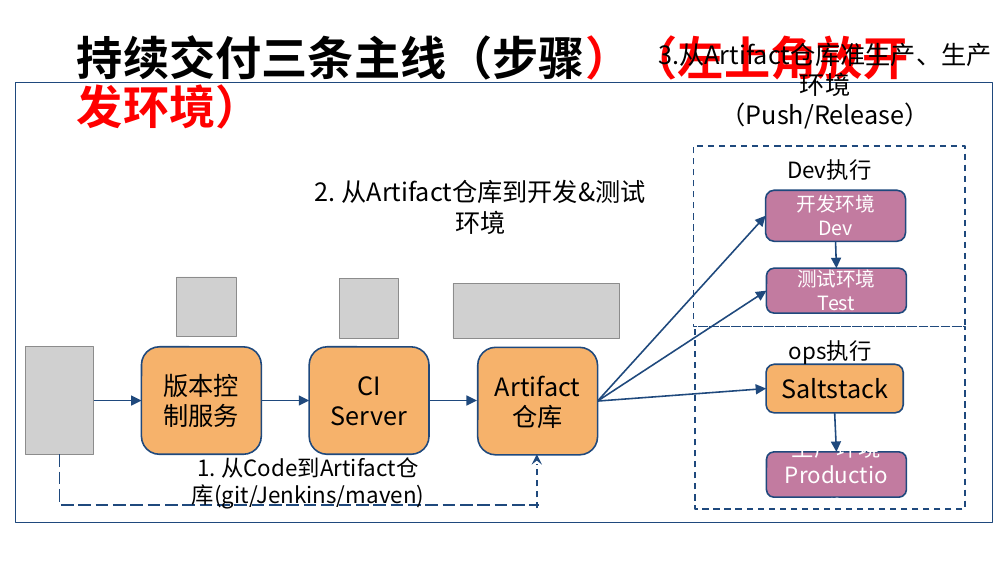
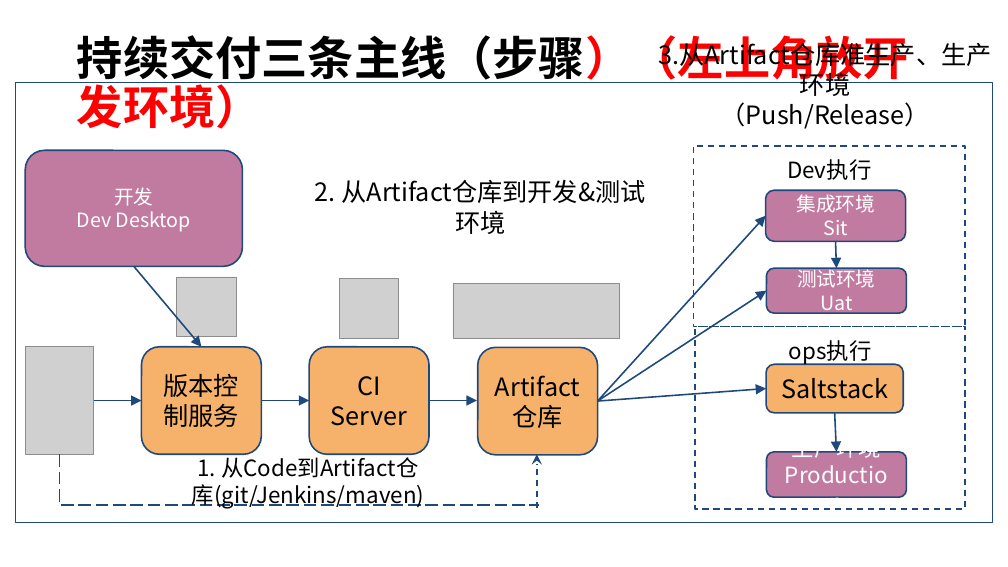
Before and after one commit to barrett-li/document, a slide deck: slide 16 of docker/docker_Paas方案V101.pptx (slide 14 before the commit). Drawn at 1008x567 pixels with LibreOffice and Linux fonts; fonts in the diff are those of the drawing; grey boxes stand for pictures. Boxes give left, top, right and bottom in pixels: in the first picture for what was removed or moved away, otherwise in the second. Text is boxed around its words. In the diff, an @@ line names an element or a change of style, - is before the commit and + after.

```diff
--- a/docker/docker_Paas方案V101.pptx
+++ b/docker/docker_Paas方案V101.pptx
@@ rounded rectangle added at <box>25,150,242,266</box>, fill #C27BA0, outline #1F497D 1.5 pt, 18.7 pt, text #FFFFFF @@
+开发
+Dev Desktop
@@ text in rounded rectangle at <box>797,194,875,241</box>: text changed @@
-开发环境
-Dev
+集成环境
+Sit
@@ arrow added from (134, 266) to (201, 347), #1F497D 1.5 pt @@
@@ text in rounded rectangle at <box>820,295,852,315</box>: text changed @@
-Test
+Uat
```
Also in this commit, not shown: 2 other slides changed, 13 slides added, 3 other files.
